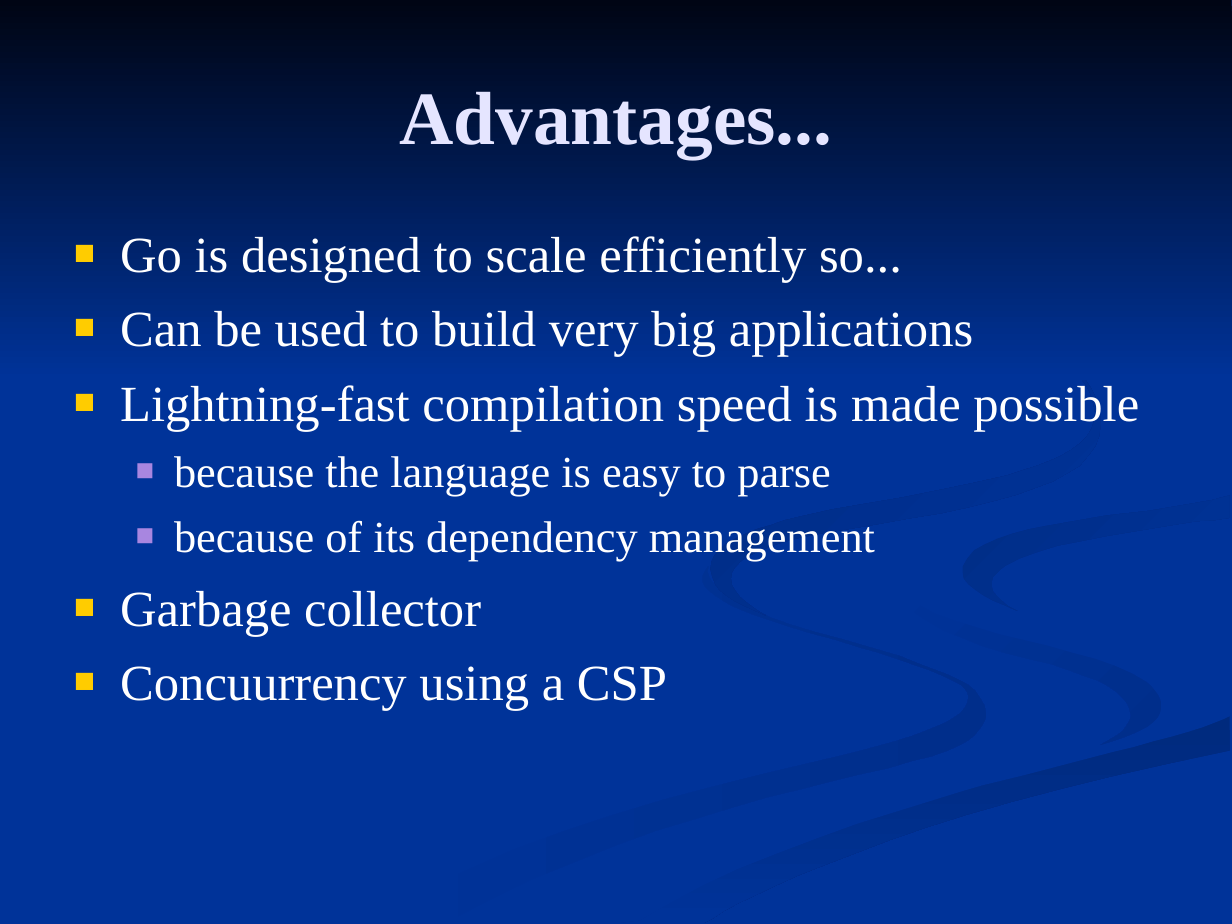
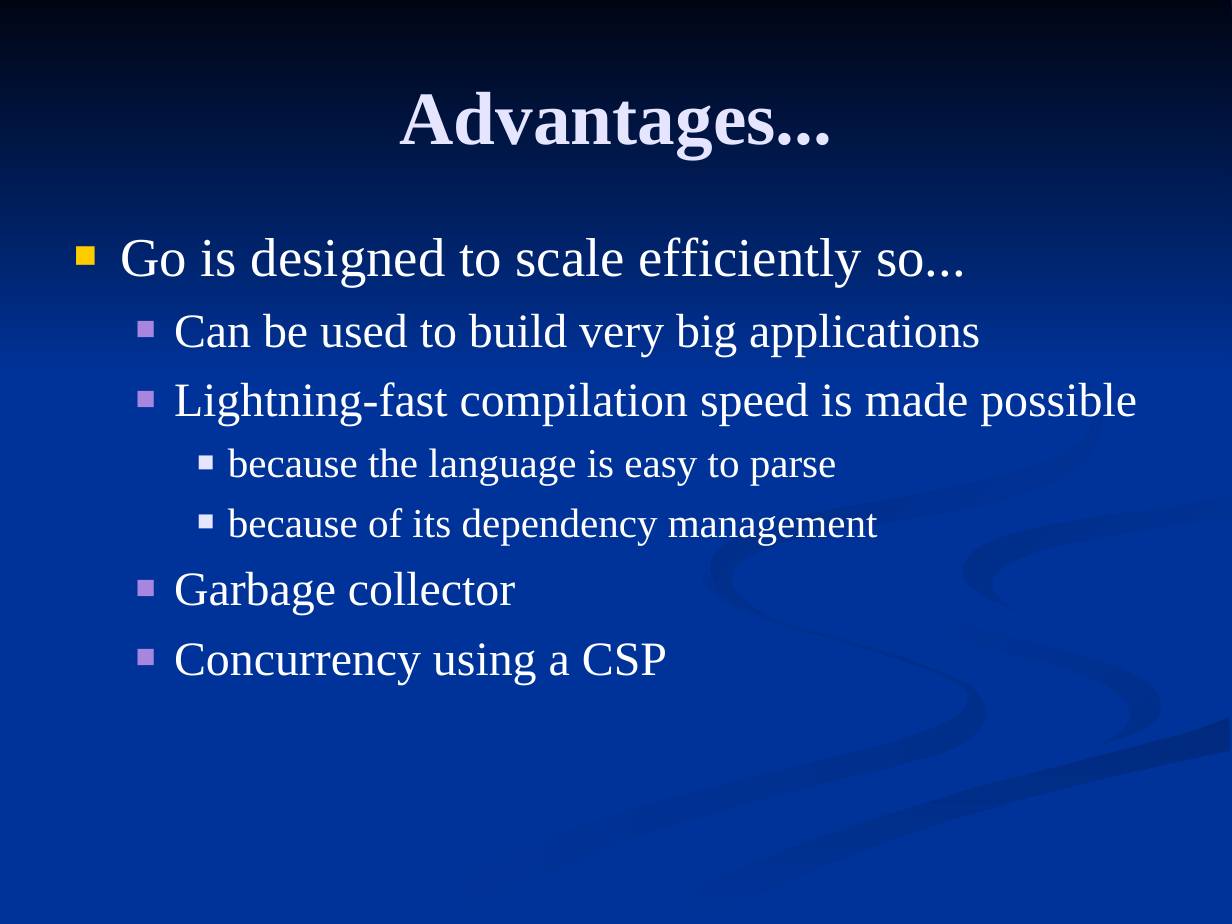
Before and after one commit to FrancoMelandri/GoLang, a slide deck: slide 4 of golang.ppt. Drawn at 1232x924 pixels with LibreOffice and Linux fonts; fonts in the diff are those of the drawing. Boxes give left, top, right and bottom in pixels: in the first picture for what was removed or moved away, otherwise in the second. Text is boxed around its words. In the diff, an @@ line names an element or a change of style, - is before the commit and + after.

```diff
--- a/golang.ppt
+++ b/golang.ppt
@@ text at [120,237,1137,615]: size 29.6 to 32 pt in "Go is designed to scale efficiently so..."; size 29.6 to 28 pt in "Can be used to build very big ...", "Lightning-fast compilation speed is made possible", "Garbage collector"; size 25.9 to 24 pt in "because the language is easy to parse", "because of its dependency management"; list level 1 to 2 in "Can be used to build ..."; bullet colour #FFCC00 to #A886E0; list level 1 to 2 in "Lightning-fast compilation speed is made ..."; list level 2 to 3 in "because the language is easy ..."; bullet colour #A886E0 to #E5E5FF; list level 2 to 3 in "because of its dependency management"; list level 1 to 2 in "Garbage collector" @@
@@ text at [174,643,667,684]: text changed; size 29.6 to 28 pt @@
-■ Concuurrency using a CSP
+  ■ Concurrency using a CSP
```
Also in this commit, not shown: 16 other slides changed, 5 slides added, 1 slide removed.
